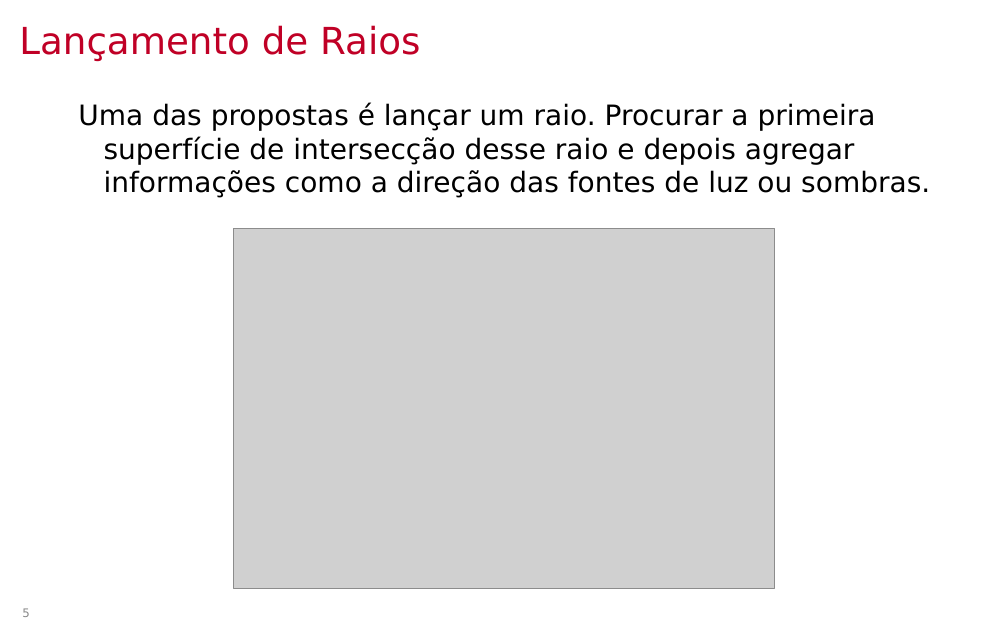
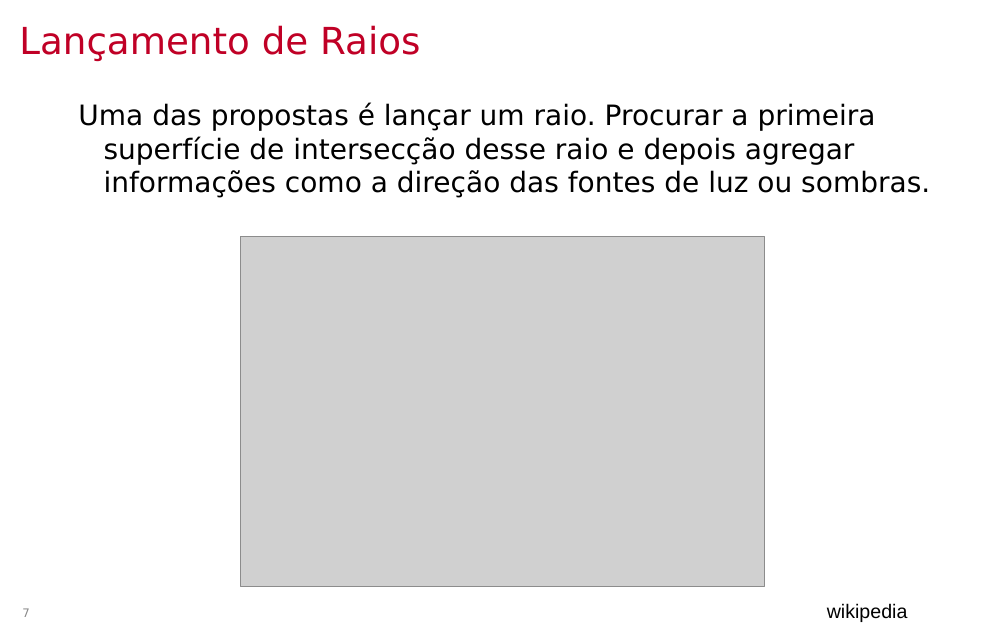
Before and after one commit to lpsoares/ComputacaoGrafica, a slide deck: slide 7 of content/aulas/23-ray_marching/aula23_ray_marching.pptx (slide 5 before the commit). Drawn at 1008x630 pixels with LibreOffice and Linux fonts; fonts in the diff are those of the drawing; grey boxes stand for pictures; background and template pictures are left out. Boxes give left, top, right and bottom in pixels: in the first picture for what was removed or moved away, otherwise in the second. Text is boxed around its words. In the diff, an @@ line names an element or a change of style, - is before the commit and + after.

```diff
--- a/content/aulas/23-ray_marching/aula23_ray_marching.pptx
+++ b/content/aulas/23-ray_marching/aula23_ray_marching.pptx
@@ picture: place and size @@
-picture at bbox=[233, 228, 774, 588]
+picture at bbox=[241, 237, 765, 587]
@@ page number at bbox=[22, 608, 29, 617]: text changed @@
-5
+7
@@ text added at bbox=[827, 603, 908, 622], 14 pt, text #000000 @@
+wikipedia
```
Also in this commit, not shown: 10 slides added, 4 other files.
